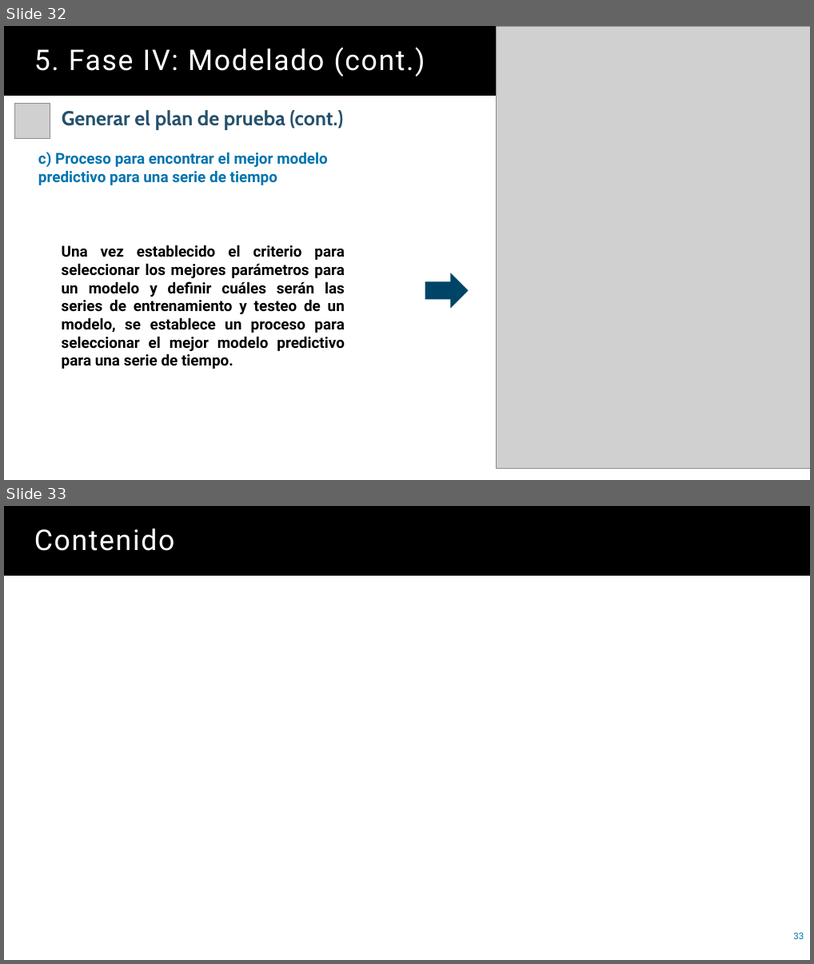
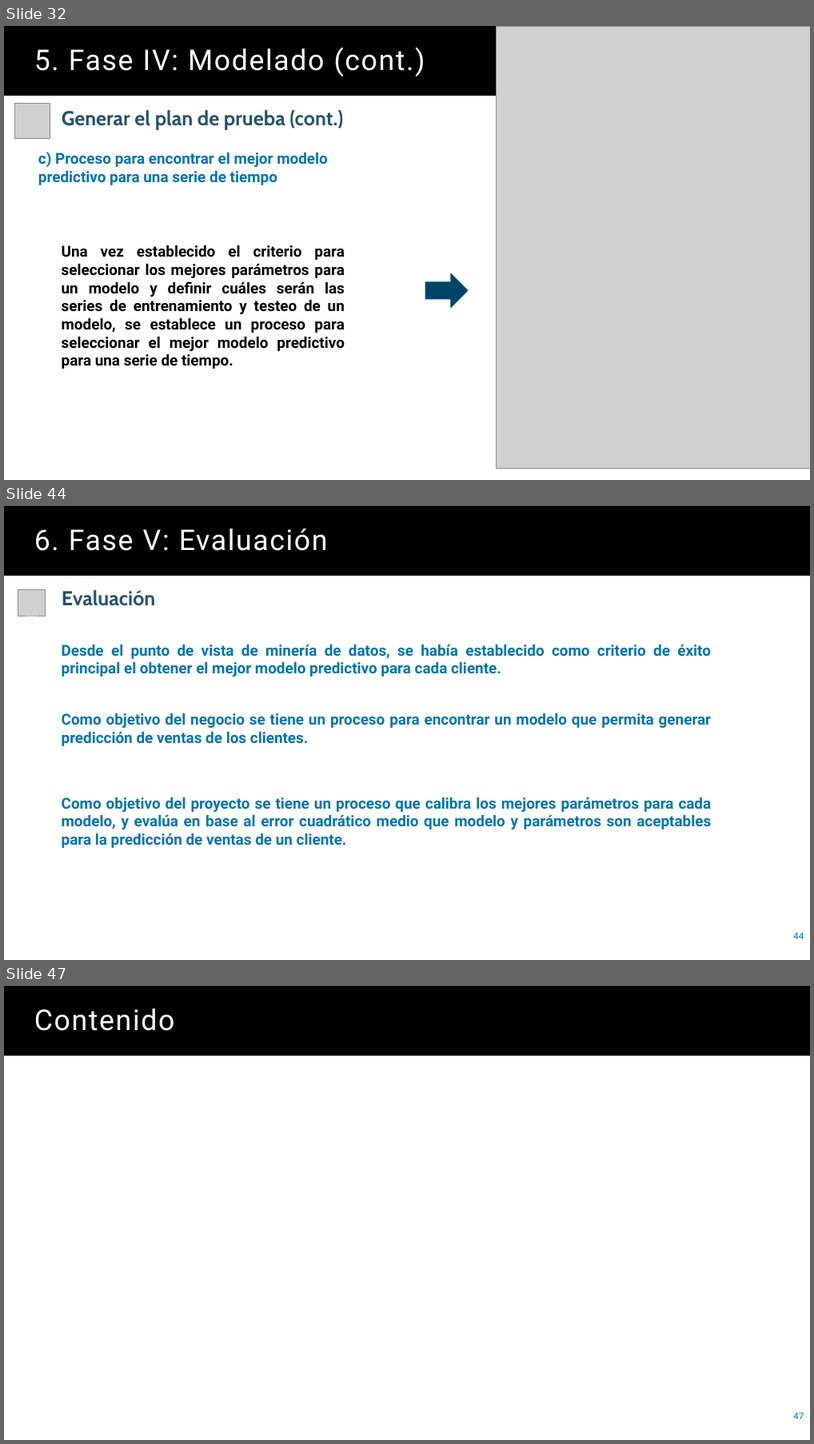
Before and after one commit to juanbo-prueba/leergit, a slide deck: Presentacion.pptx. Shown one above the other, each under a label of ours: slides 32 and 33 before the commit, slides 32, 44 and 47 after it; the slides between them are not shown. The pictures are 814x964 and 814x1444 pixels, drawn with LibreOffice and Linux fonts; fonts in the diff are those of the drawing; grey boxes stand for pictures. Boxes give left, top, right and bottom in pixels: in the first picture for what was removed or moved away, otherwise in the second. Text is boxed around its words. In the diff, an @@ line names an element or a change of style, - is before the commit and + after.

```diff
--- a/Presentacion.pptx
+++ b/Presentacion.pptx
@@ slide 44 added at [4,506,810,960], background #FFFFFF @@
@@ title added at [4,506,810,576], fill #000000, 34 pt, text #FFFFFF @@
+6. Fase V: Evaluación
@@ picture added at [18,589,46,616] @@
@@ text added at [62,590,156,606], 24 pt, text #25516C, bold @@
+Evaluación
@@ text added at [62,644,711,676], 18 pt, text #0074AF, bold @@
+Desde el punto de vista de minería de datos, se había establecido como criterio de éxito principal el obtener el mejor modelo predictivo para cada cliente.
@@ text added at [62,712,711,746], 18 pt, text #0074AF, bold @@
+Como objetivo del negocio se tiene un proceso para encontrar un modelo que permita generar predicción de ventas de los clientes.
@@ text added at [62,796,712,848], 18 pt, text #0074AF, bold @@
+Como objetivo del proyecto se tiene un proceso que calibra los mejores parámetros para cada modelo, y evalúa en base al error cuadrático medio que modelo y parámetros son aceptables para la predicción de ventas de un cliente.
@@ page number added at [794,932,804,939], 11 pt, text #0074AF @@
+44
@@ what was slide 33 is now slide 47 @@
@@ page number at [794,1412,804,1419]: text changed @@
-33
+47
```
Also in this commit, not shown: 13 other slides added.
